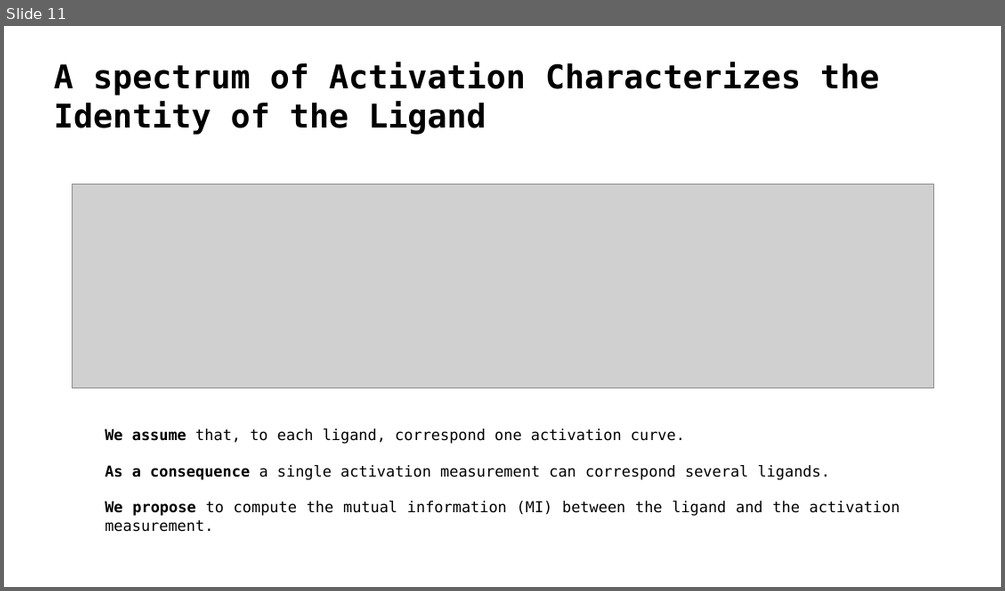
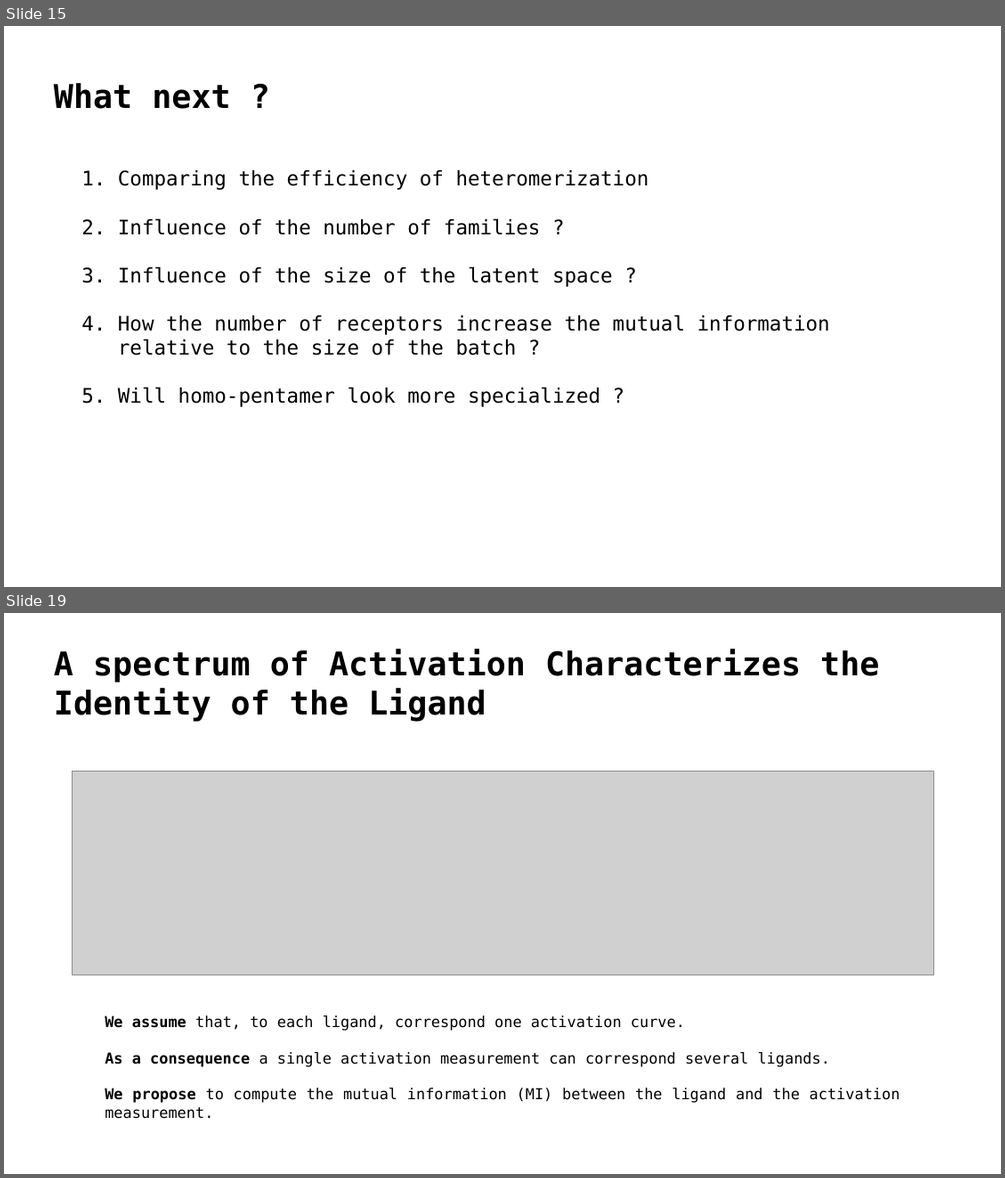
Before and after one commit to HugoLeRoy94/octopus_smelling, a slide deck: presentation/meeting_w_exp_team.odp. Shown one above the other, each under a label of ours: slide 11 before the commit, slides 15 and 19 after it; the slides between them are not shown. The pictures are 1005x591 and 1005x1178 pixels, drawn with LibreOffice and Linux fonts; fonts in the diff are those of the drawing; grey boxes stand for pictures; background and template pictures are left out. Boxes give left, top, right and bottom in pixels: in the first picture for what was removed or moved away, otherwise in the second. Text is boxed around its words. In the diff, an @@ line names an element or a change of style, - is before the commit and + after.

```diff
--- a/presentation/meeting_w_exp_team.odp
+++ b/presentation/meeting_w_exp_team.odp
@@ slide 15 added at (4, 26, 1001, 587), background #FFFFFF @@
@@ title added at (54, 83, 230, 109), 26 pt, text #000000, bold @@
+What next ?
@@ text added at (81, 170, 830, 407), 16 pt, text #000000 @@
+1. Comparing the efficiency of heteromerization
+2. Influence of the number of families ?
+3. Influence of the size of the latent space ?
+4. How the number of receptors increase the mutual information relative to the size of the batch ?
+5. Will homo-pentamer look more specialized ?
@@ what was slide 11 is now slide 19 @@
```
Also in this commit, not shown: 10 slides changed, 8 other slides added, 1 slide removed, 4 other files.
